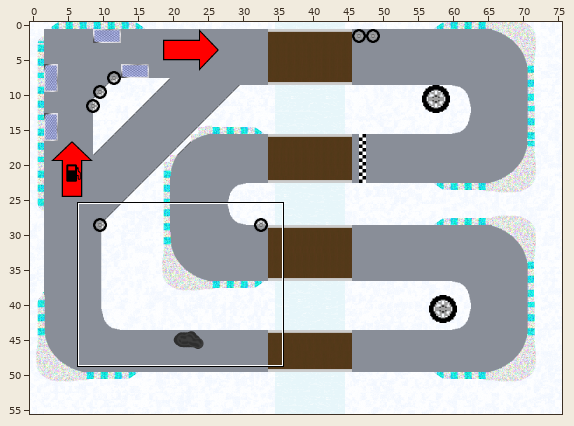
Tiled map, stored at core/assets/maps/map2.tmx. Above: a wide view before the commit, with the close-up outlined.
Close-up. Earlier state:
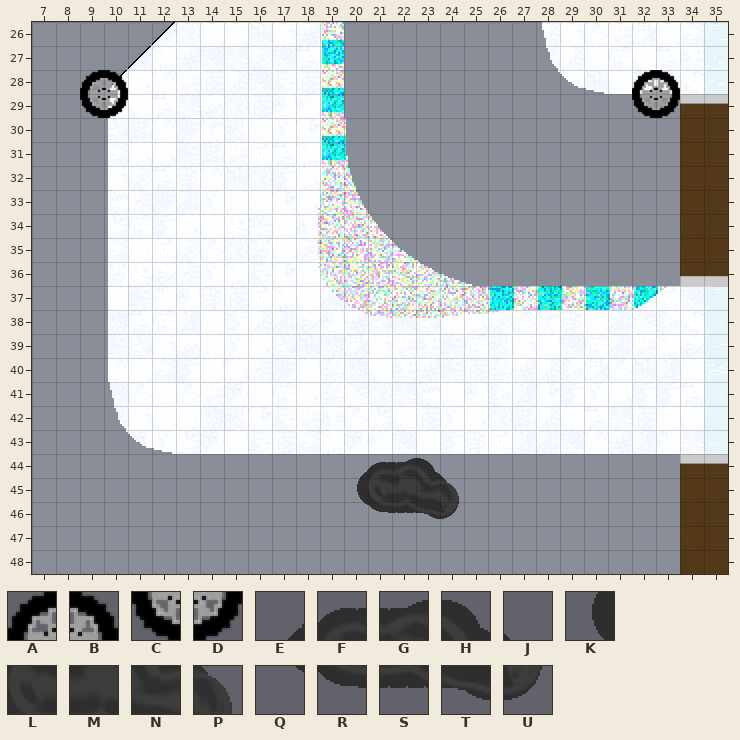
Cells are 24x24 px. Shown: x 7..35, y 26..48. The commit also changed other parts of the map, which this record leaves out. Tiles whose own drawing changed are shown in their newer look in all pictures.
Key: from "Tire": A 0, B 1, C 2, D 3; from "oil": E 0, F 1, G 2, H 3, J 4, K 5, L 6, M 7, N 8, P 9, Q 10, R 11, S 12, T 13, U 14.
_ is an empty cell.
Layers that did not change in this view are not listed.
Layer "tires + oil" before, first column x 7:
26 _____________________________
27 _____________________________
28 __AB_____________________AB__
29 __CD_____________________CD__
30 _____________________________
31 _____________________________
32 _____________________________
33 _____________________________
34 _____________________________
35 _____________________________
36 _____________________________
37 _____________________________
38 _____________________________
39 _____________________________
40 _____________________________
41 _____________________________
42 _____________________________
43 _____________________________
44 _____________EFGHJ___________
45 _____________KLMNP___________
46 _____________QRSTU___________
47 _____________________________
48 _____________________________
Now the later version:
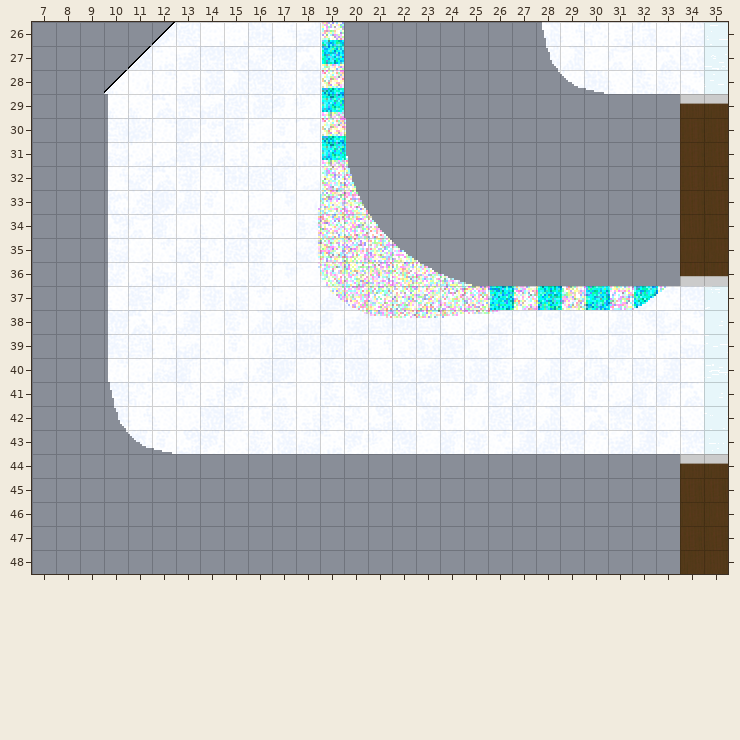
What changed:
Changed rows in their new state; . is an unchanged cell.
Layer "tires + oil" (now hidden):
first column x 9:
28 __.....................__
29 __.....................__
first column x 20:
44 ____.
45 _____
46 .____
